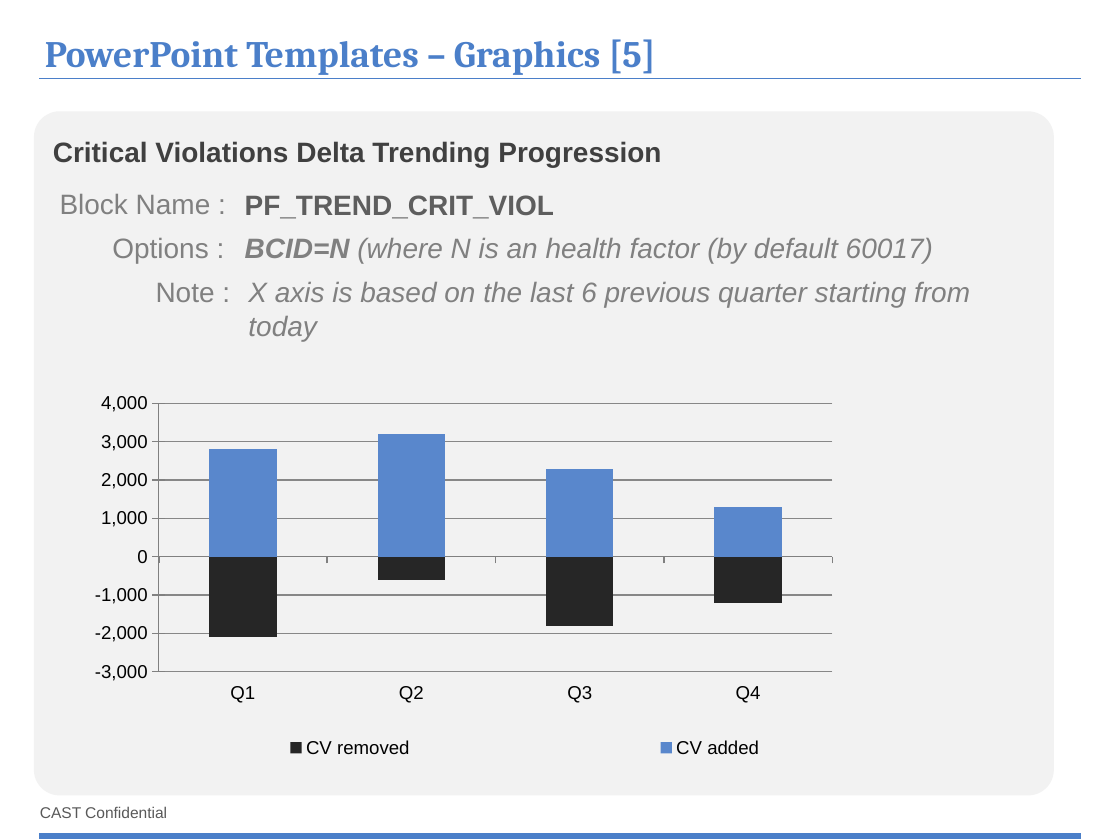
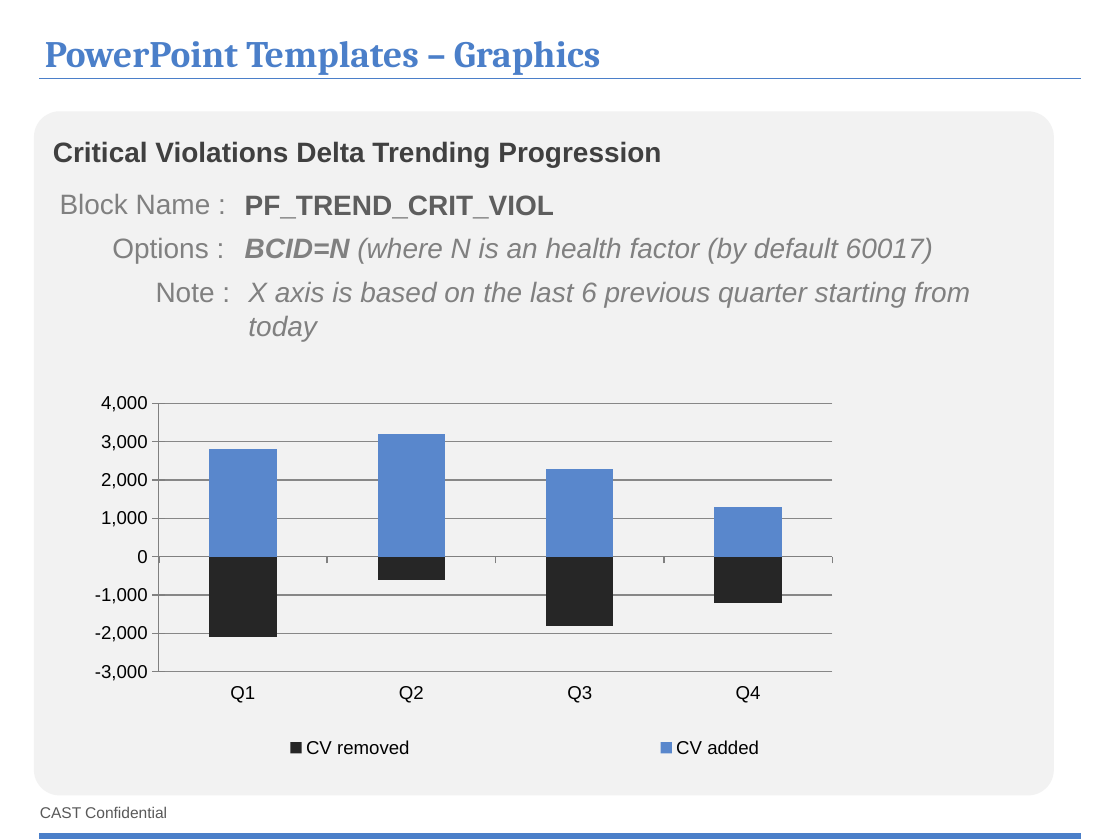
Before and after one commit to CAST-projects/ReportGenerator, a slide deck: slide 16 of CastReporting.Reporting/PortfolioTemplatesFiles/1- Portfolio-Powerpoint-components-library.pptx. Drawn at 1120x840 pixels with LibreOffice and Linux fonts; fonts in the diff are those of the drawing; background and template pictures are left out. Boxes give left, top, right and bottom in pixels: in the first picture for what was removed or moved away, otherwise in the second. Text is boxed around its words. In the diff, an @@ line names an element or a change of style, - is before the commit and + after.

```diff
--- a/CastReporting.Reporting/PortfolioTemplatesFiles/1- Portfolio-Powerpoint-components-library.pptx
+++ b/CastReporting.Reporting/PortfolioTemplatesFiles/1- Portfolio-Powerpoint-components-library.pptx
@@ title at [45, 41, 600, 75]: text changed @@
-PowerPoint Templates – Graphics [5]
+PowerPoint Templates – Graphics
```
Also in this commit, not shown: 12 other slides changed, 1 slide added.
